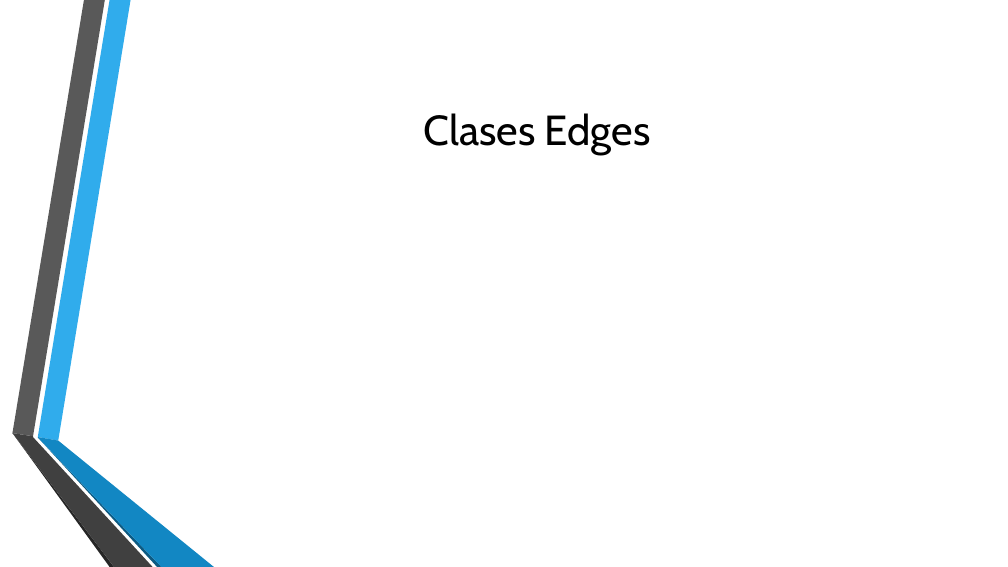
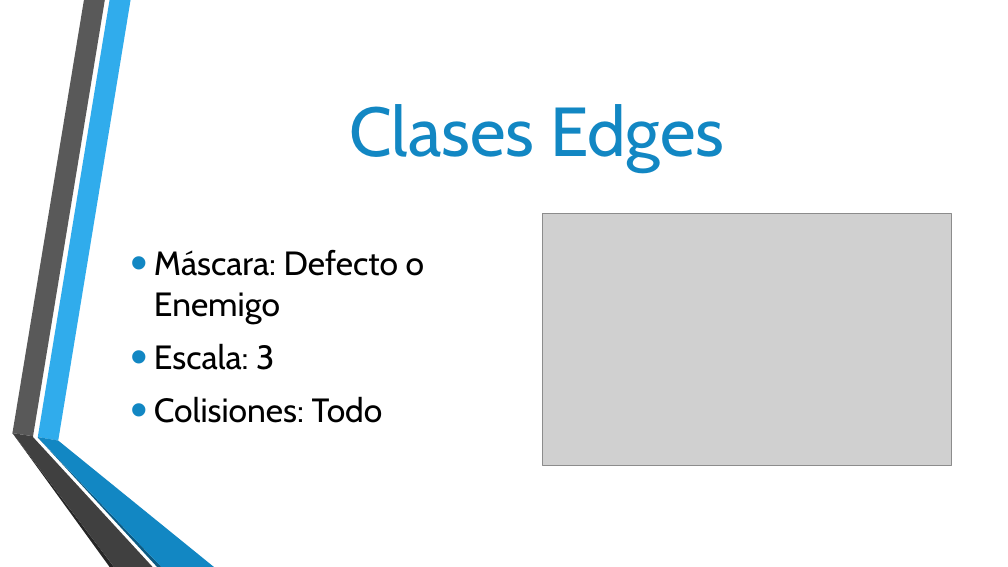
Before and after one commit to alvarocual/Super-Pang, a slide deck: slide 11 of SUPER PANG.pptx (slide 9 before the commit). Drawn at 1008x567 pixels with LibreOffice and Linux fonts; fonts in the diff are those of the drawing; grey boxes stand for pictures; background and template pictures are left out. Boxes give left, top, right and bottom in pixels: in the first picture for what was removed or moved away, otherwise in the second. Text is boxed around its words. In the diff, an @@ line names an element or a change of style, - is before the commit and + after.

```diff
--- a/SUPER PANG.pptx
+++ b/SUPER PANG.pptx
@@ title "Clases Edges" at (x1=349, y1=104, x2=724, y2=172): size 40 to 66 pt, text colour #000000 to #1287C3 @@
@@ picture added at (x1=543, y1=213, x2=951, y2=465) @@
@@ text added at (x1=154, y1=249, x2=424, y2=423), 32 pt, text #000000 @@
+• Máscara: Defecto o Enemigo
+• Escala: 3
+• Colisiones: Todo
```
Also in this commit, not shown: 4 other slides changed, 8 slides added, 4 slides removed.
